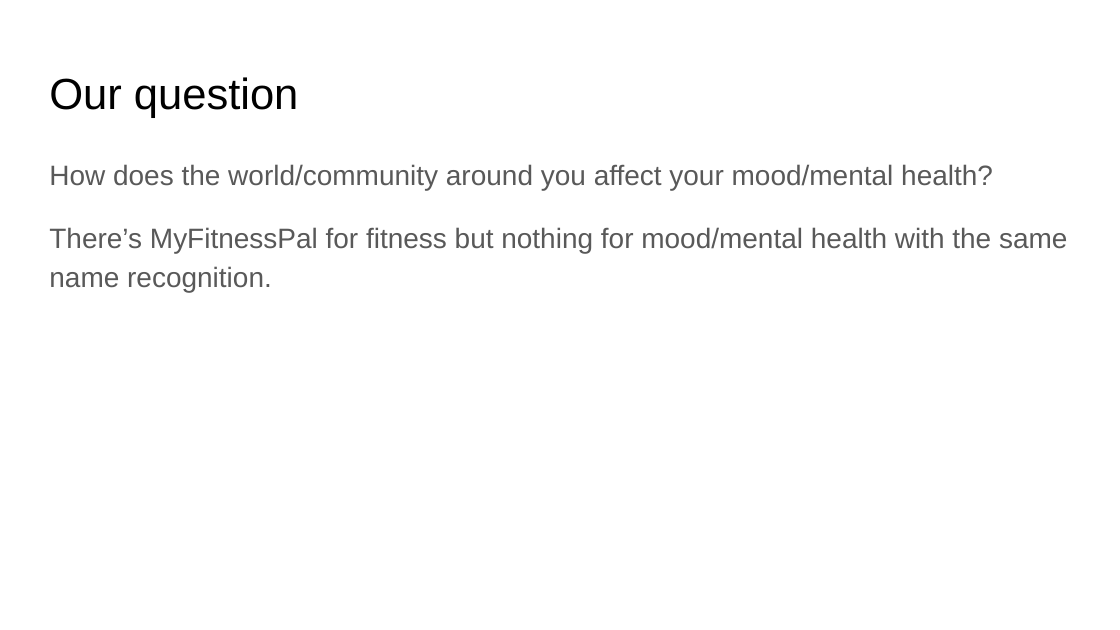
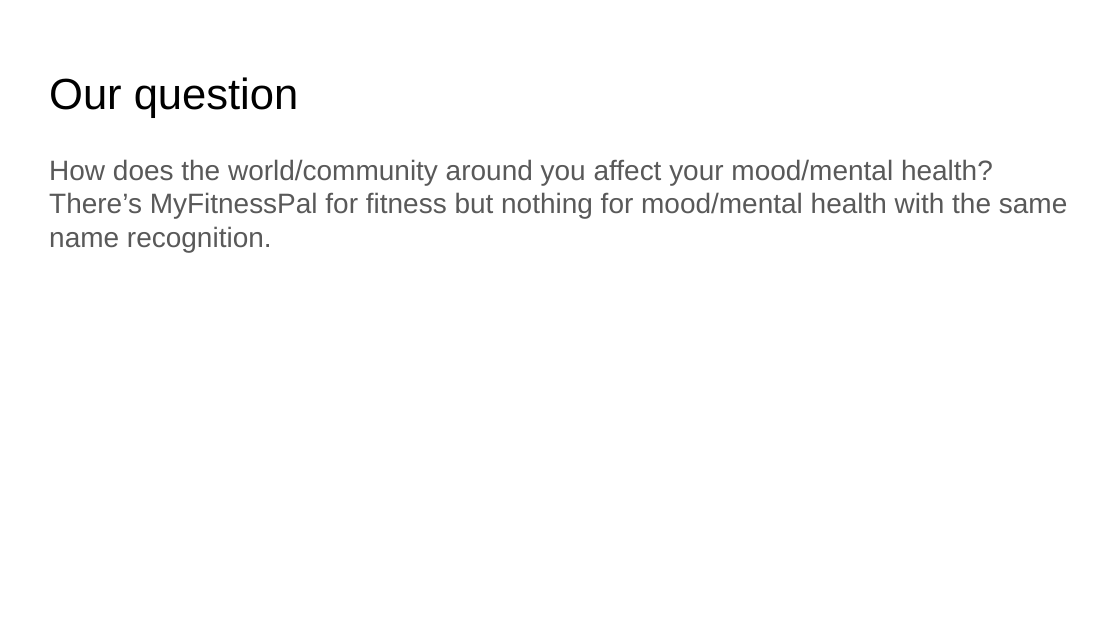
Before and after one commit to kristy0414/big-data-hackathon-in-San-Diego, a slide deck: slide 2 of Team Lucky Cat Project Proposal.pptx. Drawn at 1120x630 pixels with LibreOffice and Linux fonts; fonts in the diff are those of the drawing. Boxes give left, top, right and bottom in pixels: in the first picture for what was removed or moved away, otherwise in the second. Text is boxed around its words. In the diff, an @@ line names an element or a change of style, - is before the commit and + after.

```diff
--- a/Team Lucky Cat Project Proposal.pptx
+++ b/Team Lucky Cat Project Proposal.pptx
@@ text "How does the world/community around ..." at [49,159,1067,252]: line spacing 1.15 to 1; less space between paragraphs @@
```
Also in this commit, not shown: 4 other slides changed.
